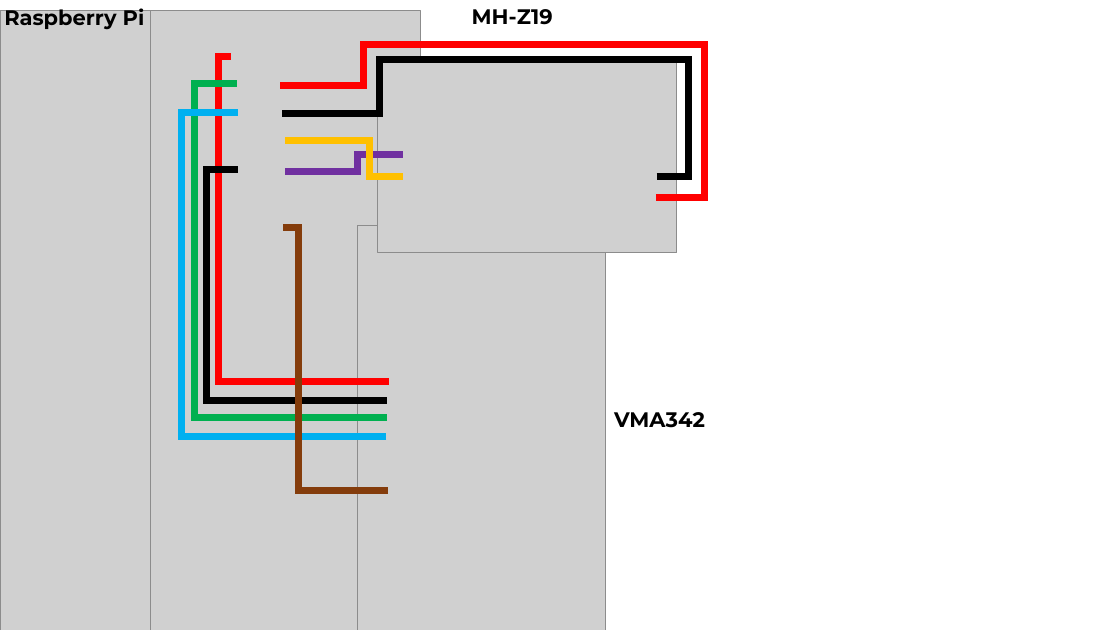
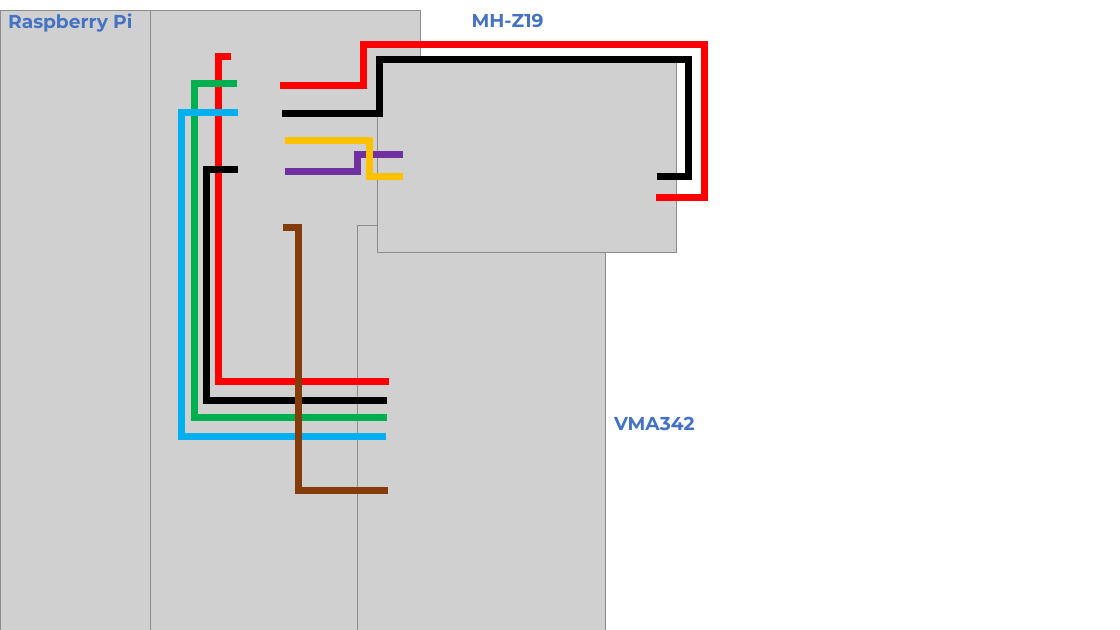
Before and after one commit to StijnGoossens/rpi-airquality, a slide deck: slide 1 of images/electrical-connection-scheme.pptx. Drawn at 1120x630 pixels with LibreOffice and Linux fonts; fonts in the diff are those of the drawing; grey boxes stand for pictures. Boxes give left, top, right and bottom in pixels: in the first picture for what was removed or moved away, otherwise in the second. Text is boxed around its words. In the diff, an @@ line names an element or a change of style, - is before the commit and + after.

```diff
--- a/images/electrical-connection-scheme.pptx
+++ b/images/electrical-connection-scheme.pptx
@@ size 18 to 16 pt, text colour #000000 to #4472C4 in 3 elements at bbox=[8, 10, 132, 32], bbox=[472, 13, 544, 27], bbox=[614, 416, 695, 431] @@
```
Also in this commit, not shown: 7 other files.
